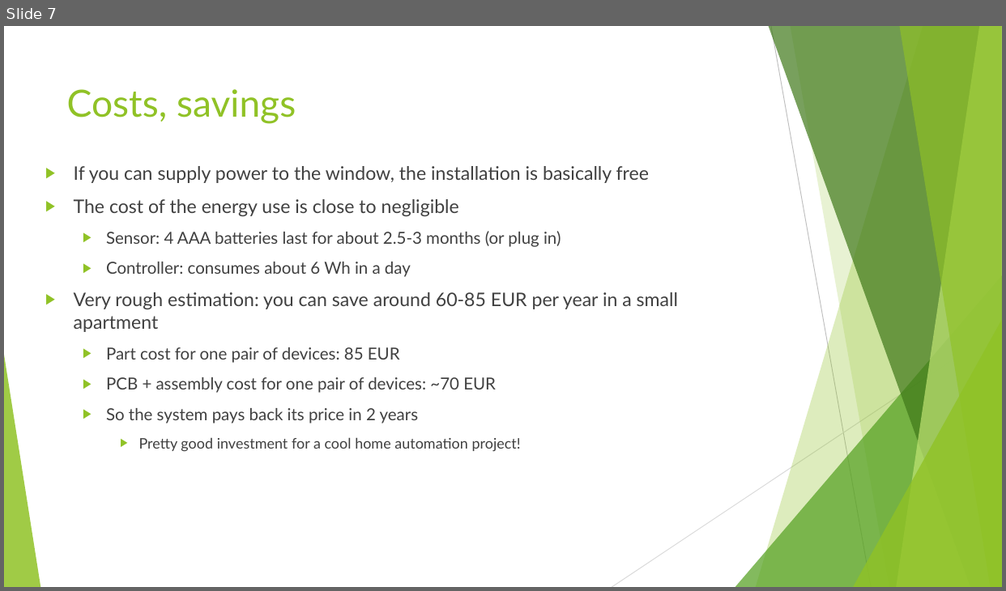
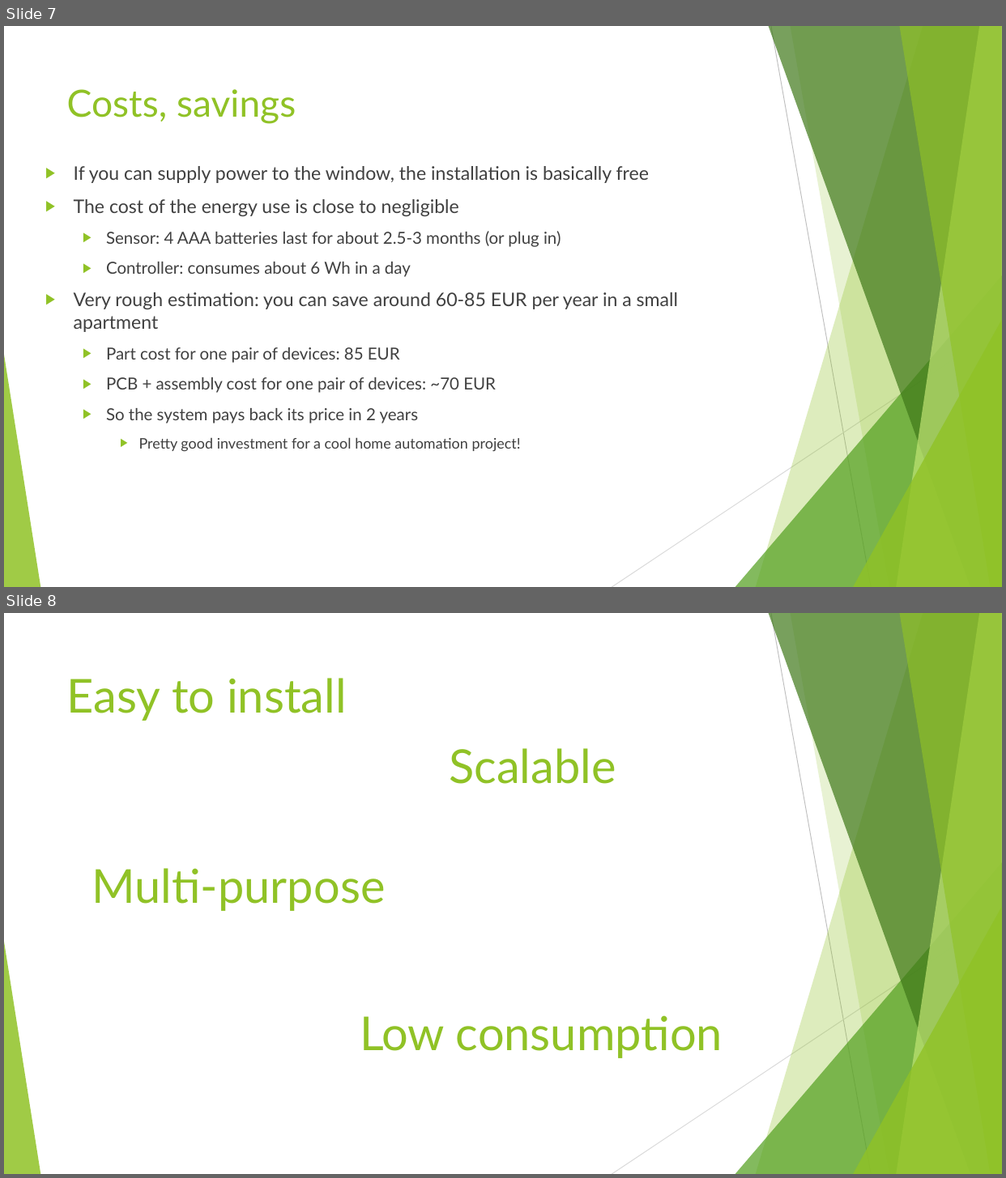
Before and after one commit to csimi97/HEKK, a slide deck: Documentation/Presentation.pptx. Shown one above the other, each under a label of ours: slide 7 before the commit, slides 7 and 8 after it. The pictures are 1006x591 and 1006x1178 pixels, drawn with LibreOffice and Linux fonts; fonts in the diff are those of the drawing. Boxes give left, top, right and bottom in pixels: in the first picture for what was removed or moved away, otherwise in the second. Text is boxed around its words. In the diff, an @@ line names an element or a change of style, - is before the commit and + after.

```diff
--- a/Documentation/Presentation.pptx
+++ b/Documentation/Presentation.pptx
@@ slide 8 added at (4, 613, 1002, 1174), background #FFFFFF; not listed: 10 template elements that a slide beside it also shows @@
@@ title added at (67, 678, 347, 721), 45 pt, text #90C226 @@
+Easy to install
@@ text added at (449, 748, 616, 784), 45 pt, text #90C226 @@
+Scalable
@@ text added at (91, 868, 385, 911), 45 pt, text #90C226 @@
+Multi-purpose
@@ text added at (360, 1016, 722, 1059), 45 pt, text #90C226 @@
+Low consumption
```
Also in this commit, not shown: 1 other slide added, 15 other files.
